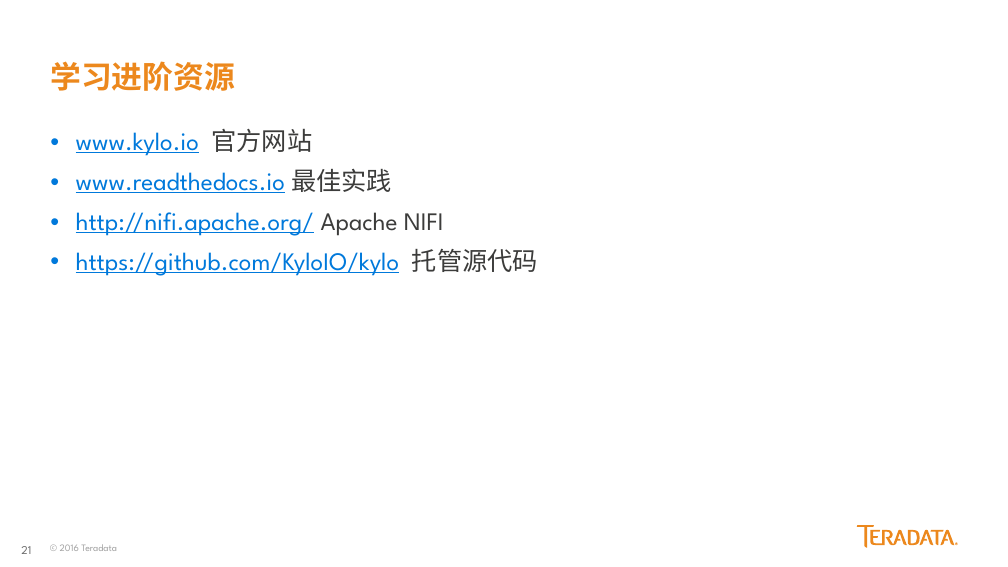
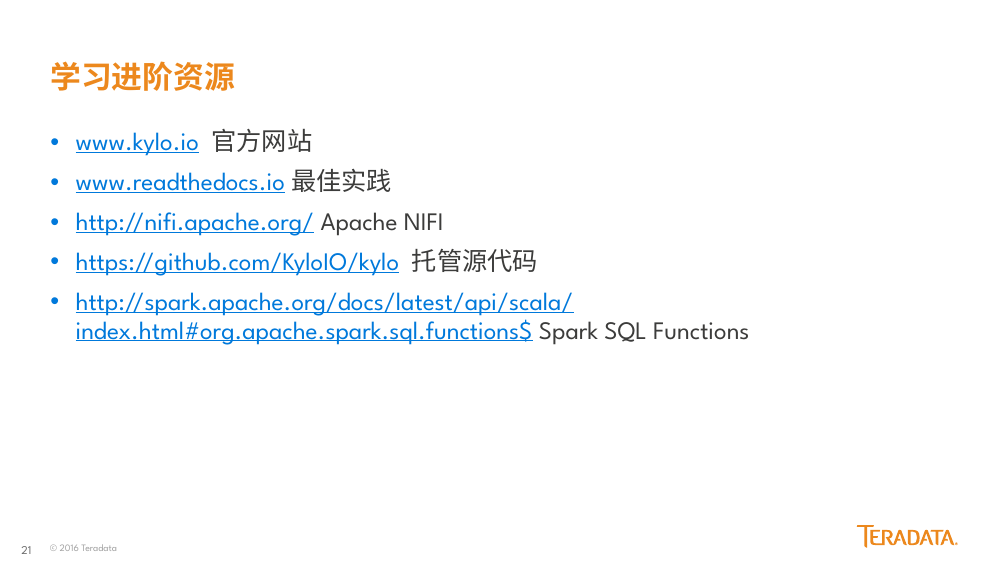
Before and after one commit to yaoran2000/MyTeradata, a slide deck: slide 21 of slides/Kylo配置与使用.pptx. Drawn at 1008x567 pixels with LibreOffice and Linux fonts; fonts in the diff are those of the drawing. Boxes give left, top, right and bottom in pixels: in the first picture for what was removed or moved away, otherwise in the second. Text is boxed around its words. In the diff, an @@ line names an element or a change of style, - is before the commit and + after.

```diff
--- a/slides/Kylo配置与使用.pptx
+++ b/slides/Kylo配置与使用.pptx
@@ text at [76,292,750,345]: paragraph added @@
+• http://spark.apache.org/docs/latest/api/scala/index.html#org.apache.spark.sql.functions$ Spark SQL Functions
```
Also in this commit, not shown: 4 other files.
